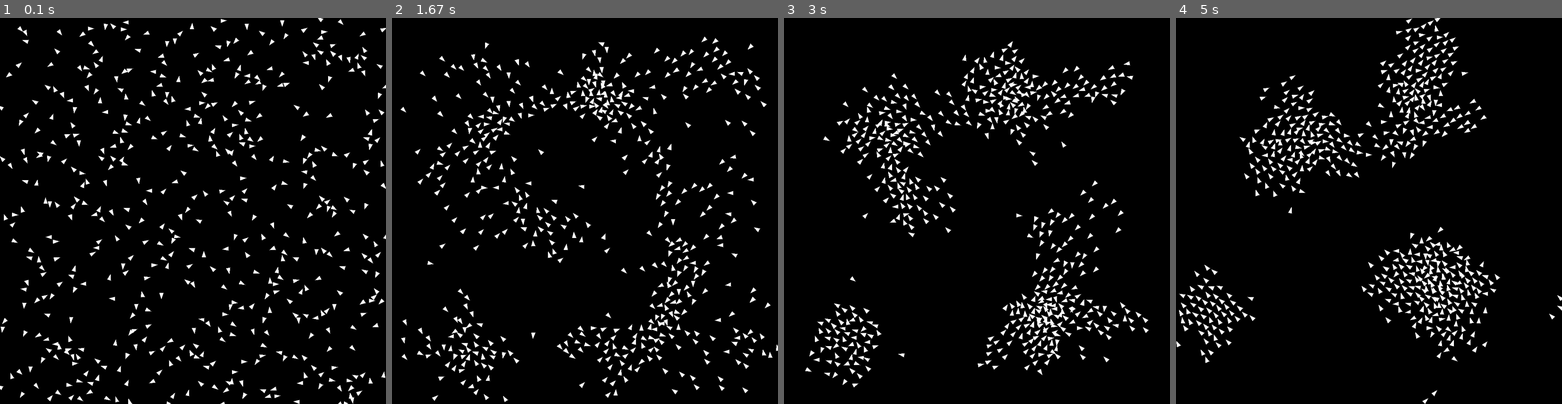
Above: before the commit, frames 1-4 (left to right).
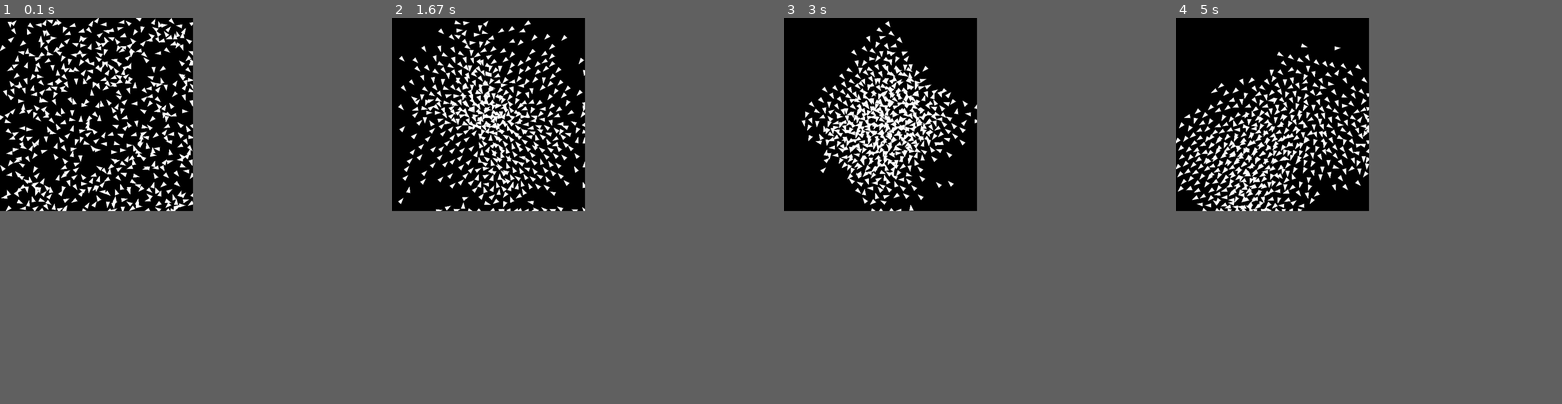
Above: after the commit, the same moments.

Repository: z-Ash-z/Boids_algorithm
Game: pygame game, started from Runner.py
Same seed, same stepped clock (60 frames per second), same inputs: the game is played once before the commit and once after it.
Inputs:
- Up to frame 1 (0.1 s): no input
- Up to frame 2 (1.67 s): no input
- Up to frame 3 (3 s): no input
- Up to frame 4 (5 s): no input
The window is 900x900 before the commit and 450x450 after it. Grey fills any space a smaller window leaves; there, only what the larger window draws over its background counts as a difference.

The runs differ from the first frame. In frame 1, 10% of the frame differs, in the area x 0-100%, y 0-100%; in frame 2, 10%; in frame 3, 9.5%; in frame 4, 9.9%.

Commit message:
feat: Introduce resizable and fullscreen window management with vectorized boid rendering, and update `Runner.py` to utilize it.

Diff:
--- a/Runner.py
+++ b/Runner.py
@@ -5,9 +5,9 @@
 
 
 def main() -> None:
-    stage = StagePygame(1000, 1000)
+    stage = StagePygame(fullscreen=False)
 
-    # Initialize Boids manager with 1000 boids
+    # Initialize Boids manager with 500 boids
     boids = Boids(500, stage.WIDTH, stage.HEIGHT)
 
     start_time = time.perf_counter()
@@ -20,6 +20,11 @@
             elif event.type == pygame.KEYDOWN:
                 if event.key == pygame.K_ESCAPE or event.key == pygame.K_q:
                     running = False
+            elif event.type == pygame.VIDEORESIZE:
+                width, height = event.w, event.h
+                stage.resize(width, height)
+                boids.WIDTH = width
+                boids.HEIGHT = height
 
         boids.flock()
         boids.update()
--- a/Utils/StagePygame.py
+++ b/Utils/StagePygame.py
@@ -3,12 +3,23 @@
 from .Boids import Boids
 
 class StagePygame:
-    def __init__(self, x: int = 500, y: int = 500) -> None:
+    def __init__(self, width: int = 500, height: int = 500, fullscreen: bool = False) -> None:
         pygame.init()
-        self.WIDTH = x
-        self.HEIGHT = y
-        self.screen = pygame.display.set_mode((x, y))
+        if fullscreen:
+            # (0, 0) with FULLSCREEN uses the current desktop resolution
+            self.screen = pygame.display.set_mode((0, 0), pygame.FULLSCREEN)
+            self.WIDTH, self.HEIGHT = self.screen.get_size()
+        else:
+            self.WIDTH = width
+            self.HEIGHT = height
+            self.screen = pygame.display.set_mode((width, height), pygame.RESIZABLE)
+
         self.clock = pygame.time.Clock()
+
+    def resize(self, width: int, height: int) -> None:
+        self.WIDTH = width
+        self.HEIGHT = height
+        self.screen = pygame.display.set_mode((width, height), pygame.RESIZABLE)
 
     def drawBoids(self, boids: Boids) -> None:
         self.screen.fill((0, 0, 0))  # Clear screen
